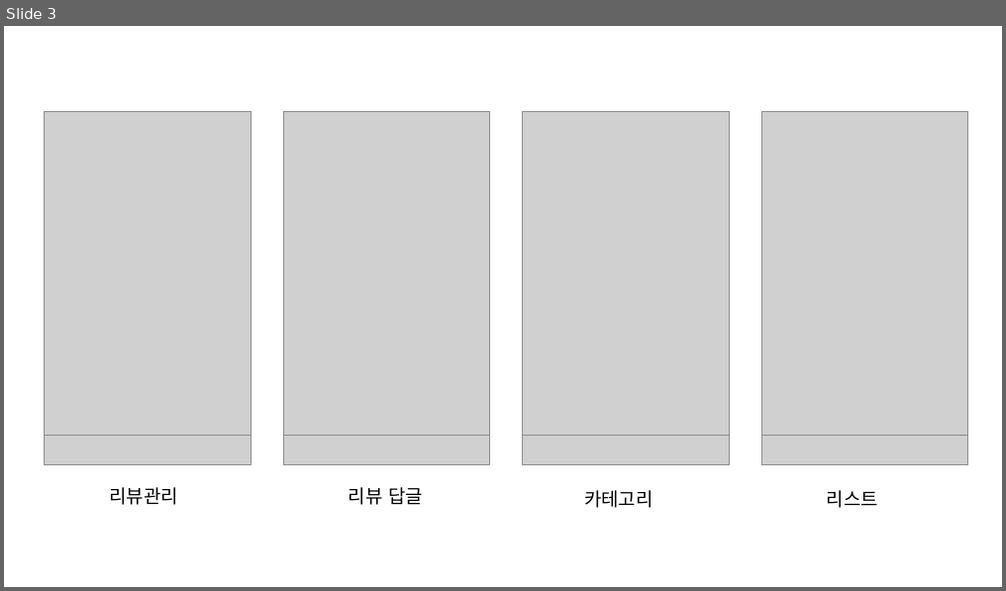
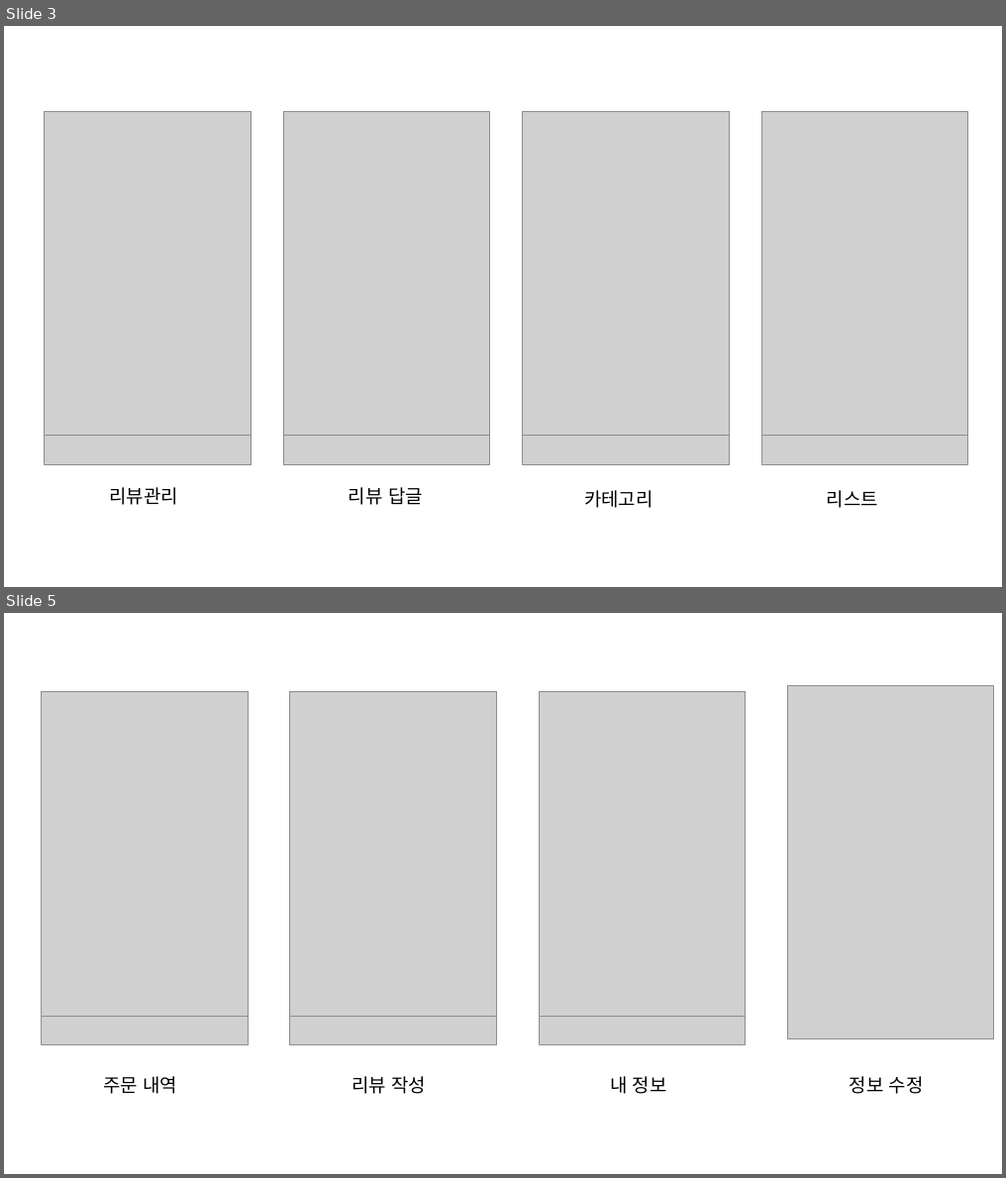
Before and after one commit to duckgus/repository, a slide deck: 요구명세서 그림.pptx. Shown one above the other, each under a label of ours: slide 3 before the commit, slides 3 and 5 after it; the slides between them are not shown. The pictures are 1006x591 and 1006x1178 pixels, drawn with LibreOffice and Linux fonts; fonts in the diff are those of the drawing; grey boxes stand for pictures. Boxes give left, top, right and bottom in pixels: in the first picture for what was removed or moved away, otherwise in the second. Text is boxed around its words. In the diff, an @@ line names an element or a change of style, - is before the commit and + after.

```diff
--- a/요구명세서 그림.pptx
+++ b/요구명세서 그림.pptx
@@ slide 5 added at [4, 613, 1002, 1174], background #FFFFFF @@
@@ picture added at [42, 691, 249, 1045] @@
@@ picture added at [42, 691, 249, 1016] @@
@@ picture added at [290, 691, 497, 1045] @@
@@ picture added at [290, 691, 497, 1016] @@
@@ picture added at [539, 691, 746, 1045] @@
@@ picture added at [539, 691, 746, 1016] @@
@@ picture added at [788, 685, 994, 1039] @@
@@ text added at [103, 1076, 177, 1094], 18 pt, text #000000 @@
+주문 내역
@@ text added at [351, 1076, 426, 1094], 18 pt, text #000000 @@
+리뷰 작성
@@ text added at [610, 1076, 667, 1094], 18 pt, text #000000 @@
+내 정보
@@ text added at [849, 1076, 924, 1094], 18 pt, text #000000 @@
+정보 수정
```
Also in this commit, not shown: 1 other slide added, 1 slide removed, 1 other file.
